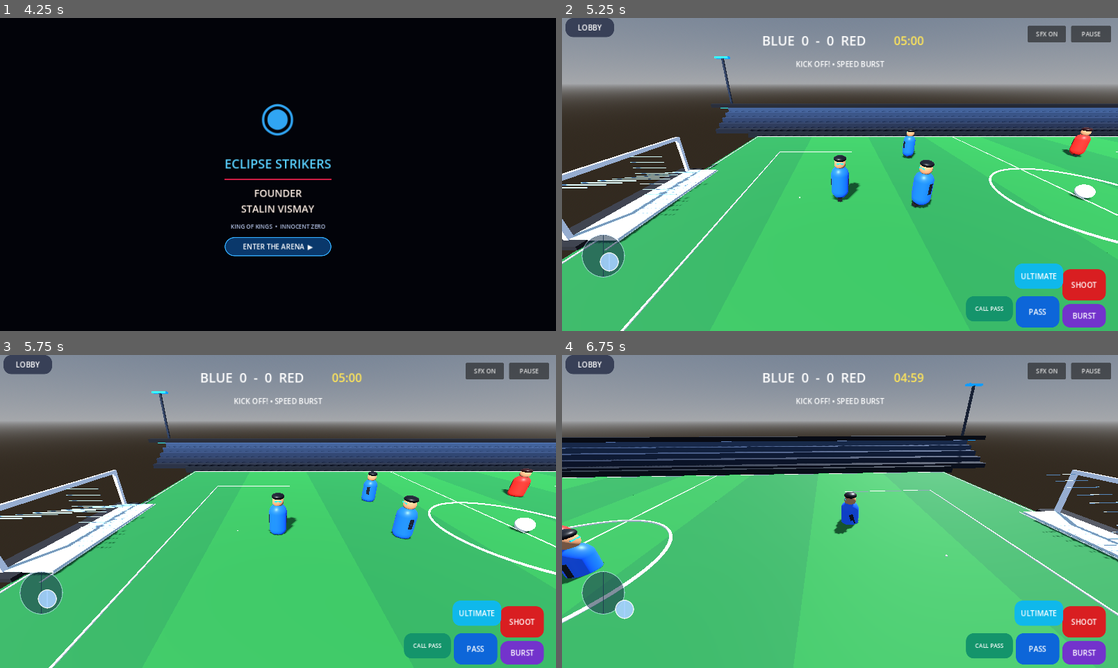
Above: before the commit, frames 1-4 (two rows, left to right).
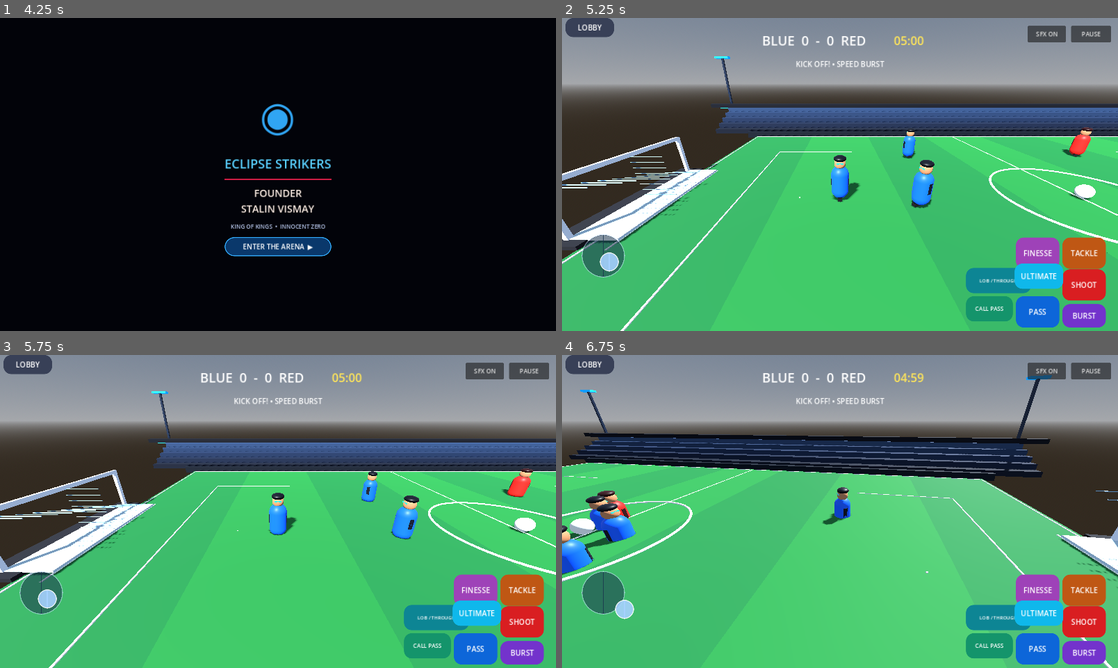
Above: after the commit, the same moments.

Repository: stalinvismay2020-del/Eclipse-Strikers
Game: Godot game, scene res://Main.tscn
The game is run twice, just before and just after one commit, with the same random seed, the same clock (stepped at 60 frames per second) and the same inputs.
Inputs (mouse positions are in pixels of both pictures, inside the frame that each line leads up to):
- Up to frame 1 (4.25 s): click "SHOOT" at 0.5 s; click "PASS" at 1.25 s; click (439, 280) at 2 s, where only the run after the commit has a clickable "LOB / THROUGH"; click (478, 252) at 2.75 s, where only the run after the commit has a clickable "FINESSE"; click (522, 252) at 3.5 s, where only the run after the commit has a clickable "TACKLE"
- Up to frame 2 (5.25 s): click "ENTER THE ARENA ▶" at 4.25 s; click "▶ PLAY MATCH" at 5 s
- Up to frame 3 (5.75 s): no input
- Up to frame 4 (6.75 s): move the mouse to (962, 495) at 5.77 s; hold D 5.78-6.5 s; click (962, 495) at 5.92 s; drag from (728, 527) to (812, 574) at 6.52 s

Frame 1 is identical in both runs. In frame 2, 2.2% of the frame differs, in the area x 72-98%, y 70-88%; in frame 3, 2.2%; in frame 4, 15%, in the area x 0-100%, y 6-100%.
Error before the commit: Invalid access to property or key 'global_position' on a base object of type 'Nil'. (res://Main.gd:856)
Error after the commit: Invalid access to property or key 'global_position' on a base object of type 'Nil'. (res://Main.gd:875)

Commit message:
Add dribbling, curved shots, lofted passes and tackling

Diff:
--- a/Main.gd
+++ b/Main.gd
@@ -71,6 +71,8 @@
 var pause_button: Button
 var sound_button: Button
 var ultimate_fx_timer := 0.0
+var ball_spin := 0.0
+var dribble_knock_cooldown := 0.0
 
 func _ready() -> void:
 	rng.randomize()
@@ -278,6 +280,8 @@
 		burst_time = maxf(0.0, burst_time - delta)
 	if burst_cooldown > 0.0:
 		burst_cooldown = maxf(0.0, burst_cooldown - delta)
+	if dribble_knock_cooldown > 0.0:
+		dribble_knock_cooldown = maxf(0.0, dribble_knock_cooldown - delta)
 	if ultimate_cooldown > 0.0:
 		ultimate_cooldown = maxf(0.0, ultimate_cooldown - delta)
 	if pass_request_cooldown > 0.0:
@@ -628,6 +632,14 @@
 	shoot_button.pressed.connect(_shoot)
 	pass_button = _make_button(layer, "PASS", Vector2(-235, -80), Color(0.05,0.4,0.85))
 	pass_button.pressed.connect(_pass_ball)
+	var lob_button := _make_button(layer, "LOB / THROUGH", Vector2(-350, -145), Color(0.05, 0.52, 0.58))
+	lob_button.size = Vector2(112, 58)
+	lob_button.add_theme_font_size_override("font_size", 11)
+	lob_button.pressed.connect(_lob_through_pass)
+	var finesse_button := _make_button(layer, "FINESSE", Vector2(-235, -215), Color(0.62, 0.26, 0.72))
+	finesse_button.pressed.connect(_finesse_shot)
+	var tackle_button := _make_button(layer, "TACKLE", Vector2(-128, -215), Color(0.75, 0.34, 0.08))
+	tackle_button.pressed.connect(_tackle)
 	call_pass_button = _make_button(layer, "CALL PASS", Vector2(-350, -80), Color(0.08,0.58,0.42))
 	call_pass_button.size = Vector2(108, 58)
 	call_pass_button.add_theme_font_size_override("font_size", 13)
@@ -804,12 +816,19 @@
 	right = right.normalized()
 	var direction := (right * input_dir.x + forward * -input_dir.y).normalized()
 	var speed := PLAYER_SPEED * (1.8 if burst_time > 0.0 else 1.0)
-	player.velocity.x = direction.x * speed
-	player.velocity.z = direction.z * speed
+	var target_velocity := direction * speed
+	var response := 13.0 if direction.length() > 0.1 else 8.0
+	player.velocity.x = move_toward(player.velocity.x, target_velocity.x, response * delta)
+	player.velocity.z = move_toward(player.velocity.z, target_velocity.z, response * delta)
 	player.velocity.y = -0.5
 	player.move_and_slide()
 	if direction.length() > 0.1:
-		player.rotation.y = lerp_angle(player.rotation.y, atan2(-direction.x, -direction.z), minf(1.0, delta * 10.0))
+		player.rotation.y = lerp_angle(player.rotation.y, atan2(-direction.x, -direction.z), minf(1.0, delta * 8.0))
+		# Gentle touches preserve free ball movement while rewarding close control.
+		if ball and player.global_position.distance_to(ball.global_position) < 1.35 and dribble_knock_cooldown <= 0.0 and ball.global_position.y < 0.9:
+			var touch_strength := 1.0 if input_dir.length() < 0.65 else 2.4
+			ball.apply_central_impulse((direction * touch_strength) + Vector3(0, 0.04, 0))
+			dribble_knock_cooldown = 0.16
 	player.position.x = clampf(player.position.x, -FIELD_LENGTH / 2.0 + 1.0, FIELD_LENGTH / 2.0 - 1.0)
 	player.position.z = clampf(player.position.z, -FIELD_WIDTH / 2.0 + 1.0, FIELD_WIDTH / 2.0 - 1.0)
 
@@ -867,6 +886,11 @@
 	if absf(ball.global_position.z) > FIELD_WIDTH / 2.0 - 0.4:
 		ball.linear_velocity.z *= -0.65
 		ball.global_position.z = clampf(ball.global_position.z, -FIELD_WIDTH / 2.0 + 0.5, FIELD_WIDTH / 2.0 - 0.5)
+	# Subtle spin adds a lateral curve to moving shots and passes.
+	if absf(ball_spin) > 0.02 and ball.global_position.y < 2.2:
+		var v := ball.linear_velocity
+		ball.apply_central_force(Vector3(-v.z, 0.0, v.x) * ball_spin * 0.22)
+		ball_spin = move_toward(ball_spin, 0.0, _delta * 0.42)
 	ball.linear_velocity.x = clampf(ball.linear_velocity.x, -18.0, 18.0)
 	ball.linear_velocity.z = clampf(ball.linear_velocity.z, -14.0, 14.0)
 
@@ -883,10 +907,63 @@
 	if selected_ability == "Power Shot":
 		shot_power = 18.0
 	ball.apply_central_impulse(dir * shot_power)
+	ball_spin = clampf(-player.global_position.z * 0.12, -1.8, 1.8)
 	kick_anim_time = 0.34
 	_play_sfx("kick")
 	_spawn_skill_burst(ball.global_position, Color(1.0, 0.25, 0.12))
 	ui_hint.text = "⚡ DIRECT SHOT! ⚡"
+
+func _lob_through_pass() -> void:
+	if not match_active or not _near_ball():
+		ui_hint.text = "Get close to the ball for a lob pass"
+		return
+	var target := player.global_position + (-player.global_basis.z * 10.0)
+	if not teammates.is_empty():
+		var best := teammates[0]
+		for mate in teammates:
+			if mate.global_position.distance_to(player.global_position) > best.global_position.distance_to(player.global_position):
+				best = mate
+		target = best.global_position + (-best.global_basis.z * 2.5)
+	var dir := (target - ball.global_position).normalized()
+	dir.y = 0.34
+	ball.apply_central_impulse(dir.normalized() * 9.2)
+	ball_spin = clampf(player.global_position.z * 0.05, -0.7, 0.7)
+	kick_anim_time = 0.3
+	_play_sfx("pass")
+	ui_hint.text = "LOFTED THROUGH BALL!"
+
+func _finesse_shot() -> void:
+	if not match_active or not _near_ball():
+		ui_hint.text = "Get closer to the ball to finesse"
+		return
+	var target := Vector3(FIELD_LENGTH / 2.0 + 2.0, 1.0, clampf(-player.global_position.z * 0.7 + 1.0, -2.4, 2.4))
+	var dir := (target - ball.global_position).normalized()
+	ball.apply_central_impulse(dir * 10.5)
+	ball_spin = -1.8 if player.global_position.z >= 0.0 else 1.8
+	kick_anim_time = 0.4
+	_play_sfx("kick")
+	_spawn_skill_burst(ball.global_position, Color(0.8, 0.25, 1.0))
+	ui_hint.text = "CURVE SHOT! AIM FOR THE CORNER"
+
+func _tackle() -> void:
+	if not match_active:
+		return
+	var closest: CharacterBody3D = null
+	var closest_distance := 2.25
+	for rival in opponents:
+		var distance := player.global_position.distance_to(rival.global_position)
+		if distance < closest_distance:
+			closest = rival
+			closest_distance = distance
+	if closest != null:
+		var push := (closest.global_position - player.global_position).normalized()
+		closest.velocity.x += push.x * 5.0
+		closest.velocity.z += push.z * 5.0
+		if closest.global_position.distance_to(ball.global_position) < 1.8:
+			ball.apply_central_impulse((push * 5.5) + Vector3(0, 0.3, 0))
+		ui_hint.text = "STANDING TACKLE!"
+	else:
+		ui_hint.text = "NO OPPONENT IN TACKLING RANGE"
 
 func _request_teammate_pass() -> void:
 	if not match_active:
@@ -920,6 +997,7 @@
 	if selected_ability == "Precision Pass":
 		pass_power = 11.0
 	ball.apply_central_impulse(dir.normalized() * pass_power)
+	ball_spin = clampf(player.global_position.z * 0.04, -0.5, 0.5)
 	kick_anim_time = 0.28
 	_play_sfx("pass")
 	_spawn_skill_burst(ball.global_position, Color(0.15, 0.65, 1.0))
